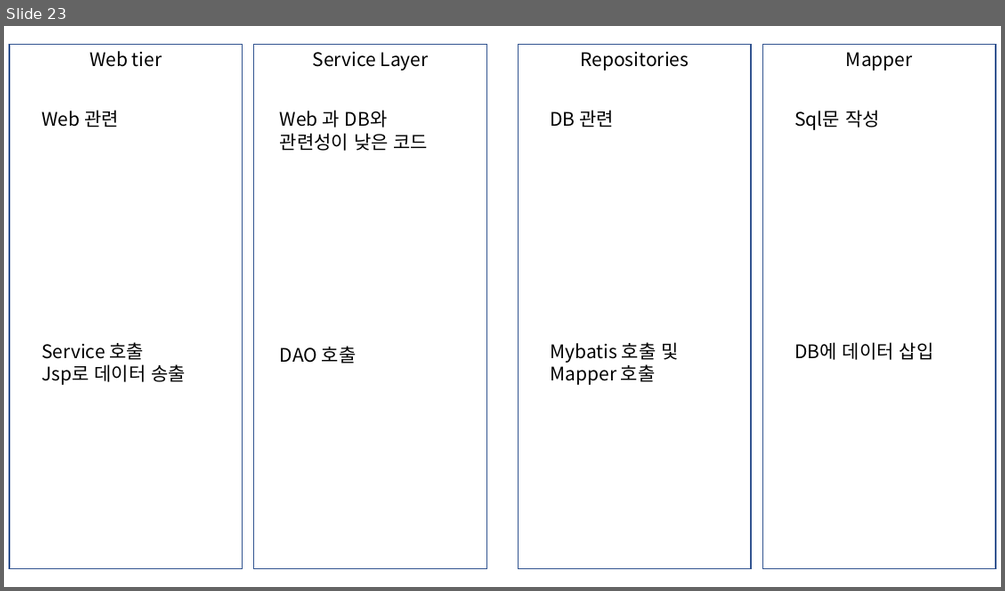
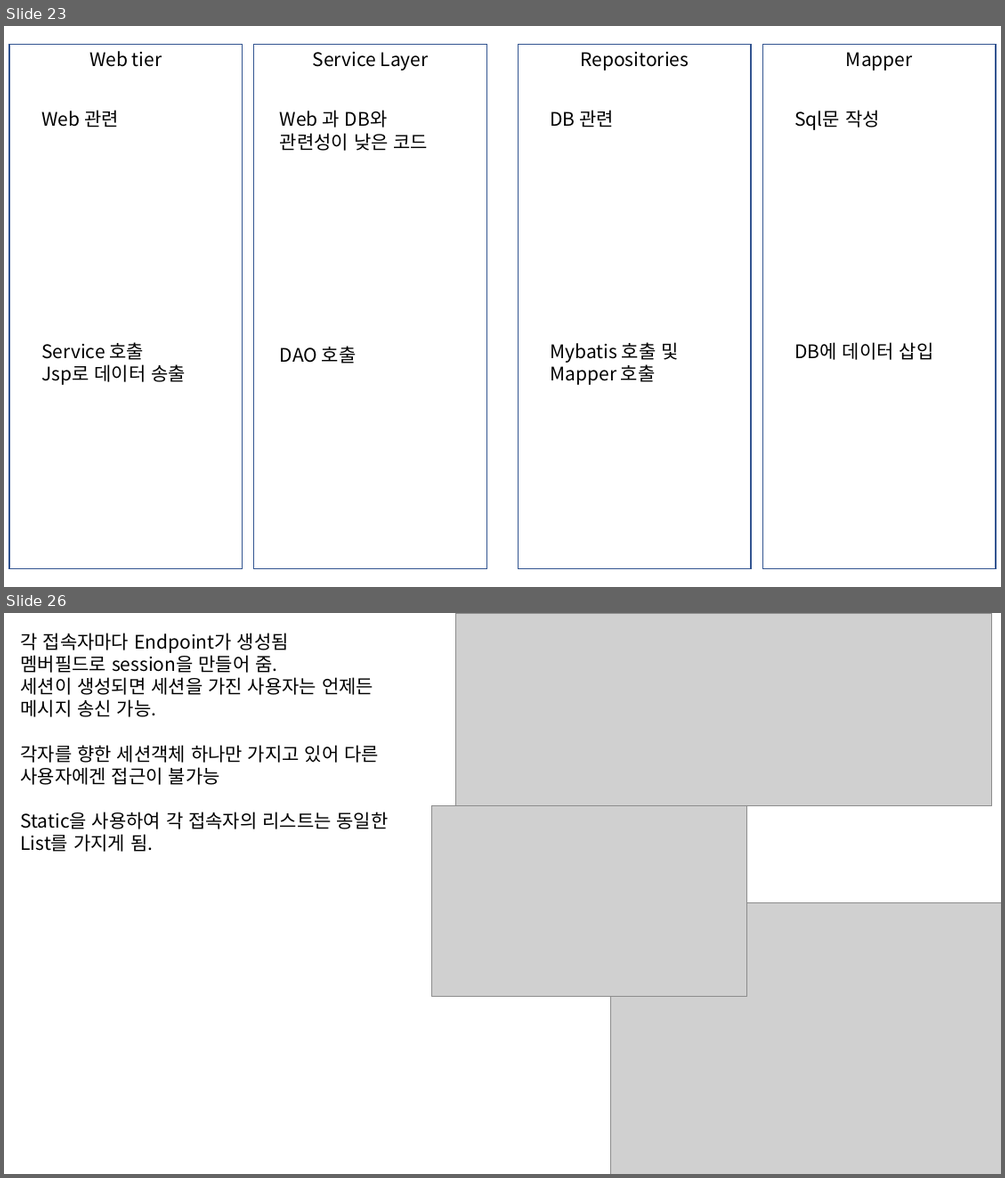
Before and after one commit to HSungJun/AfterSemi, a slide deck: STSWorkspace/Spring.pptx. Shown one above the other, each under a label of ours: slide 23 before the commit, slides 23 and 26 after it; the slides between them are not shown. The pictures are 1005x591 and 1005x1178 pixels, drawn with LibreOffice and Linux fonts; fonts in the diff are those of the drawing; grey boxes stand for pictures. Boxes give left, top, right and bottom in pixels: in the first picture for what was removed or moved away, otherwise in the second. Text is boxed around its words. In the diff, an @@ line names an element or a change of style, - is before the commit and + after.

```diff
--- a/STSWorkspace/Spring.pptx
+++ b/STSWorkspace/Spring.pptx
@@ slide 26 added at (4,613,1001,1174), background #FFFFFF @@
@@ text added at (21,633,388,852), 18 pt, text #000000 @@
+각 접속자마다 Endpoint가 생성됨
+멤버필드로 session을 만들어 줌.
+세션이 생성되면 세션을 가진 사용자는 언제든
+메시지 송신 가능.
+각자를 향한 세션객체 하나만 가지고 있어 다른
+사용자에겐 접근이 불가능
+Static을 사용하여 각 접속자의 리스트는 동일한
+List를 가지게 됨.
@@ picture added at (455,613,992,806) @@
@@ picture added at (432,806,747,997) @@
@@ picture added at (610,902,1001,1174) @@
```
Also in this commit, not shown: 2 other slides added, 31 other files.
